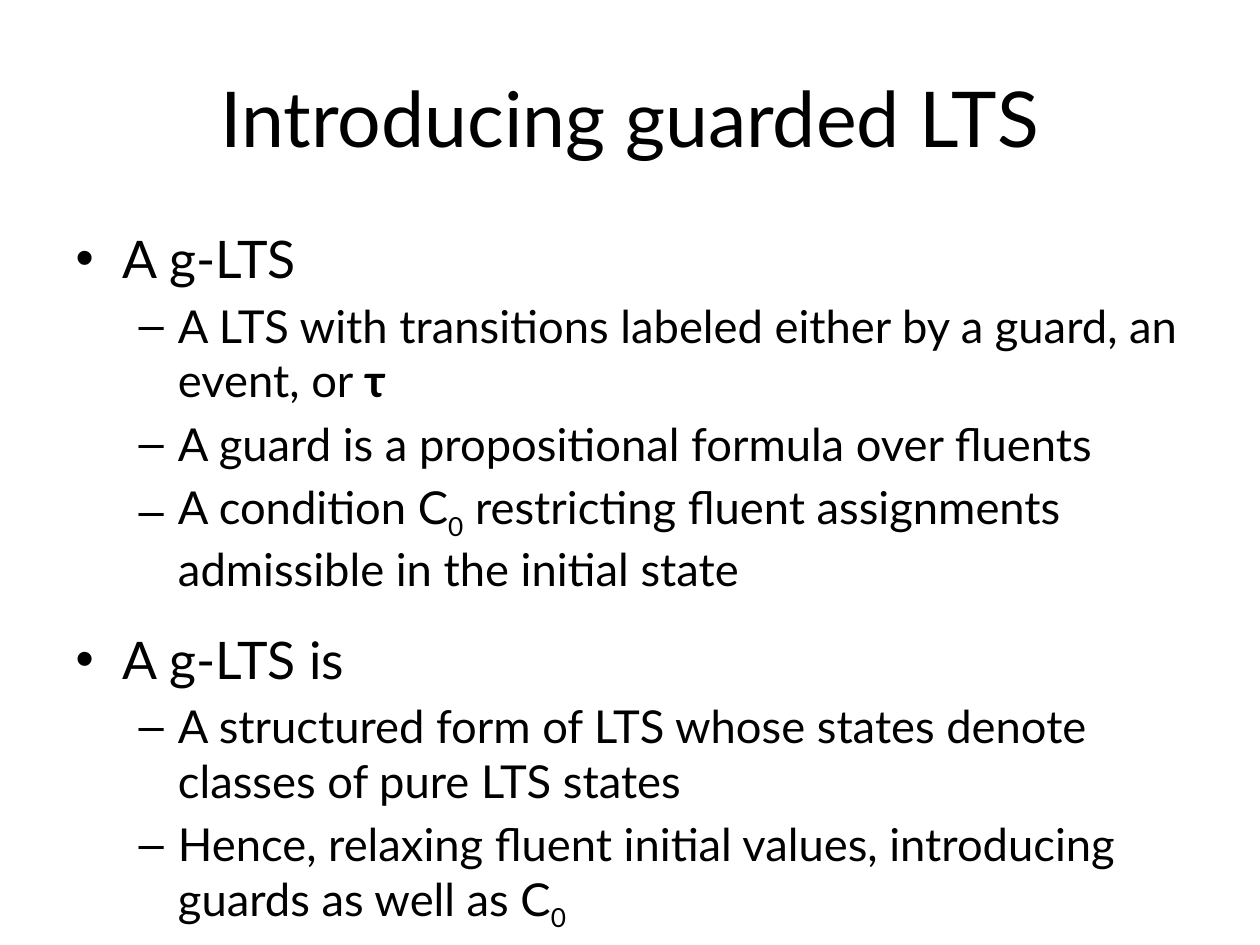
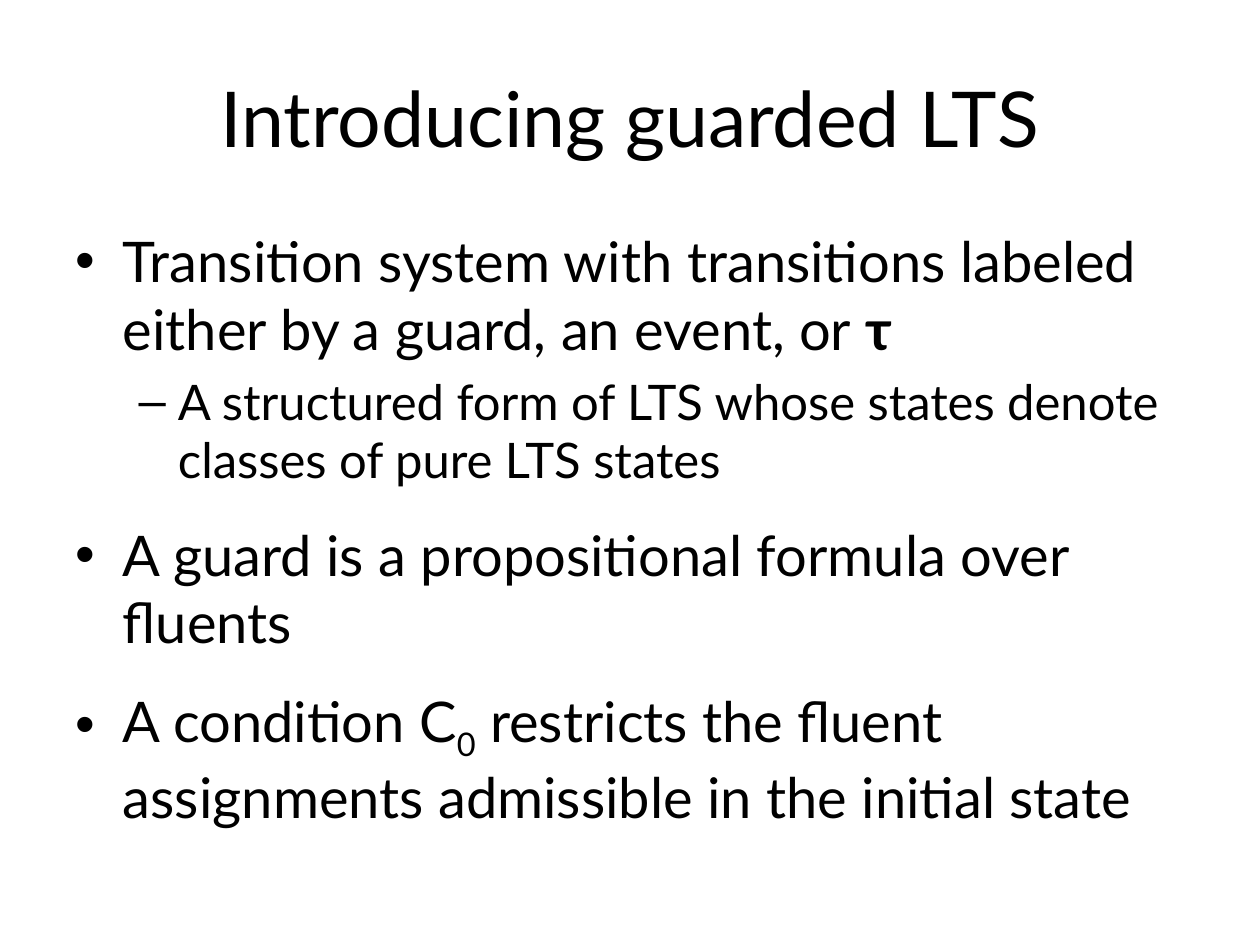
Before and after one commit to blambeau/phd, a slide deck: slide 22 of private-defense/slides.pptx. Drawn at 1260x945 pixels with LibreOffice and Linux fonts; fonts in the diff are those of the drawing. Boxes give left, top, right and bottom in pixels: in the first picture for what was removed or moved away, otherwise in the second. Text is boxed around its words. In the diff, an @@ line names an element or a change of style, - is before the commit and + after.

Commit message:
Slides ctn.

```diff
--- a/private-defense/slides.pptx
+++ b/private-defense/slides.pptx
@@ text at (x1=123, y1=240, x2=1158, y2=487): text changed; size 25.9 to 32 pt @@
-• A g-LTS
-  – A LTS with transitions labeled either by a guard, an event, or τ
+• Transition system with transitions labeled either by a guard, an event, or τ
+  – A structured form of LTS whose states denote classes of pure LTS states
@@ text at (x1=123, y1=534, x2=1069, y2=644): size 25.9 to 32 pt in "A guard is a propositional formula over ..."; bullet – to •; list level 2 to 1 in "A guard is a propositional ..." @@
@@ text at (x1=123, y1=700, x2=1131, y2=828): text changed; size 25.9 to 32 pt @@
-  – A condition C0 restricting fluent assignments admissible in the initial state
-• A g-LTS is
-  – A structured form of LTS whose states denote classes of pure LTS states
-  – Hence, relaxing fluent initial values, introducing guards as well as C0
+• A condition C0 restricts the fluent assignments admissible in the initial state
```
Also in this commit, not shown: 3 other slides changed, 9 slides added, 34 slides removed.
